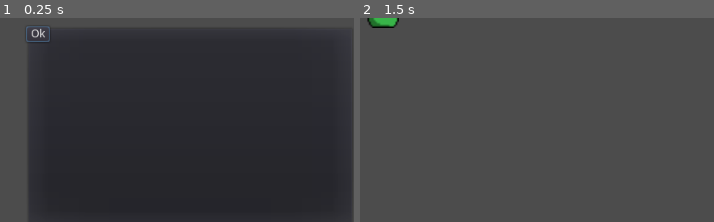
Above: before the commit, frames 1-2 (left to right).
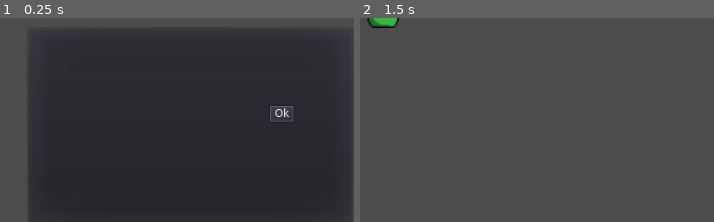
Above: after the commit, the same moments.

Repository: GamePreserves2019/gameknight
Game: Godot game, scene res://Main.tscn
The game is run twice, just before and just after one commit, with the same random seed, the same clock (stepped at 60 frames per second) and the same inputs.
Inputs:
- Up to frame 1 (0.25 s): no input
- Up to frame 2 (1.5 s): click "Ok" at 0.5 s; tap Enter at 1.25 s; hold Right (ui_right) from 1.28 s (still down)
The pictures show only the part of the screen within x 22-72%, y 24-74%; the shares and areas given below are measured in that part.

The runs differ from the first frame. In frame 1, 0.5% of the frame differs, in the area x 7-84%, y 3-51%; in frame 2, nothing differs.

Commit message:
I moved the ok button to a better location

Diff:
--- a/Main.tscn
+++ b/Main.tscn
@@ -37,8 +37,10 @@
 anchor_top = 0.0
 anchor_right = 0.0
 anchor_bottom = 0.0
-margin_right = 12.0
-margin_bottom = 20.0
+margin_left = 312.0
+margin_top = 102.0
+margin_right = 342.0
+margin_bottom = 122.0
 rect_pivot_offset = Vector2( 0, 0 )
 rect_clip_content = false
 focus_mode = 2
Not shown, added: AnxiousPixel.png.import
